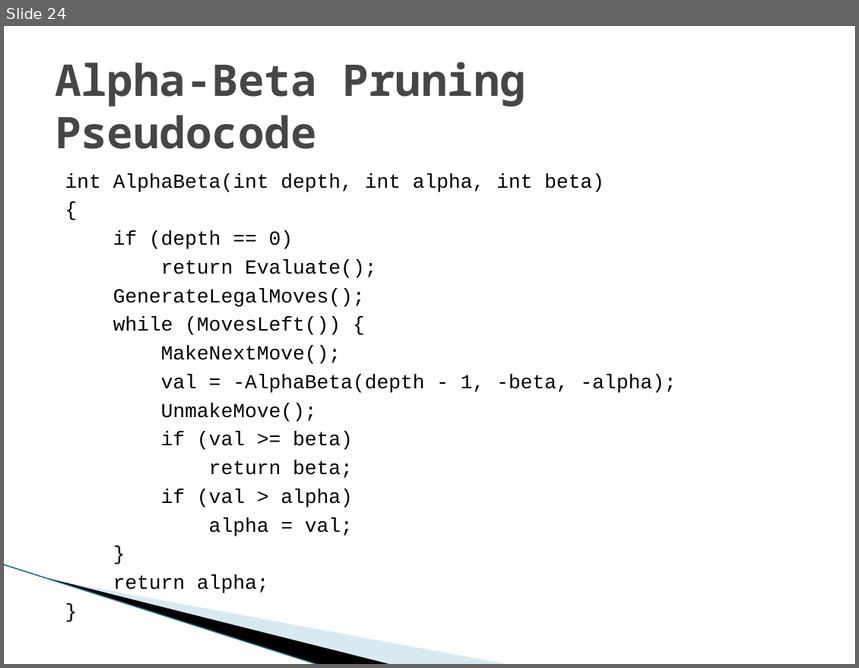
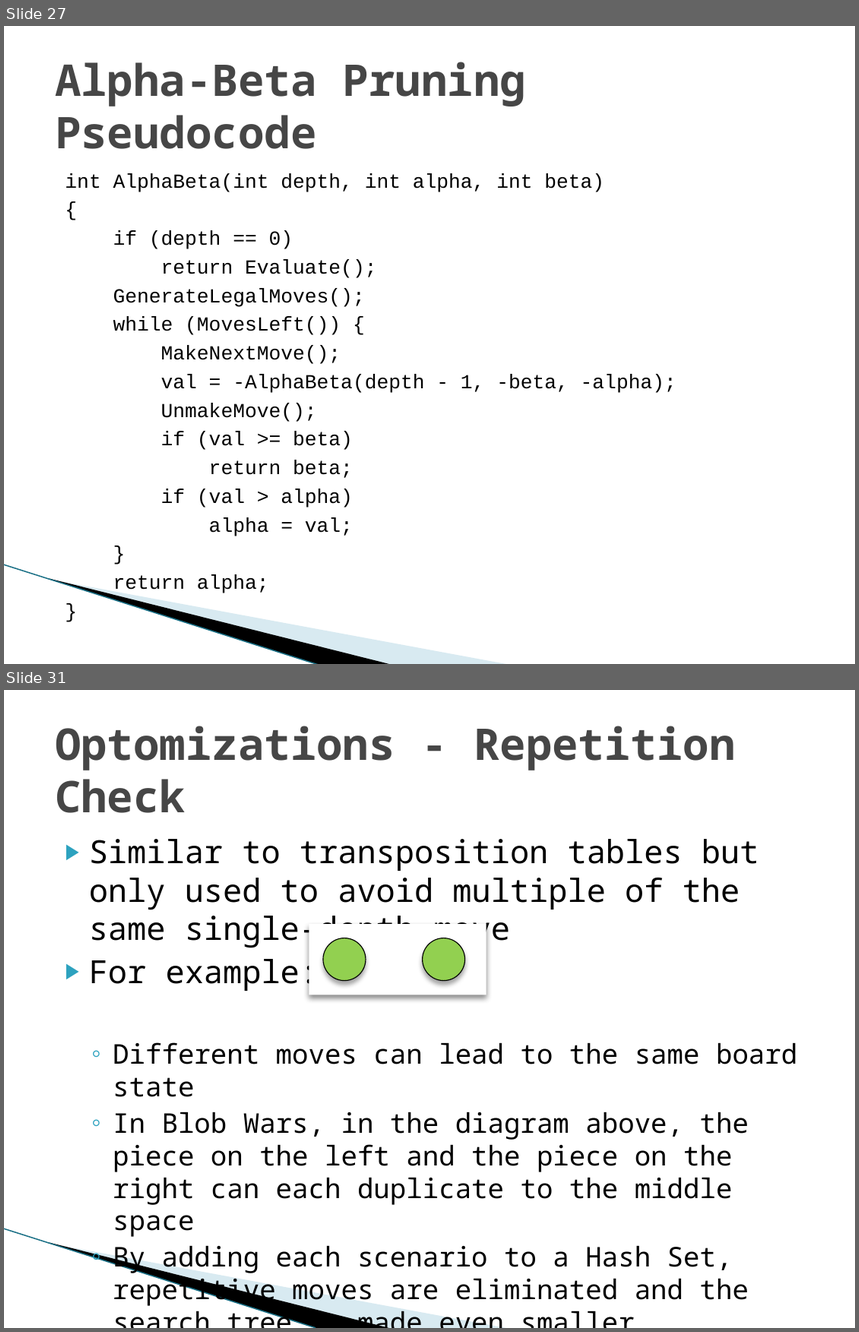
Before and after one commit to TadCordle/Senior-Project, a slide deck: Game Theory and Artificial Intelligence Design.pptx. Shown one above the other, each under a label of ours: slide 24 before the commit, slides 27 and 31 after it; the slides between them are not shown. The pictures are 859x668 and 859x1332 pixels, drawn with LibreOffice and Linux fonts; fonts in the diff are those of the drawing; background and template pictures are left out. Boxes give left, top, right and bottom in pixels: in the first picture for what was removed or moved away, otherwise in the second. Text is boxed around its words. In the diff, an @@ line names an element or a change of style, - is before the commit and + after.

```diff
--- a/Game Theory and Artificial Intelligence Design.pptx
+++ b/Game Theory and Artificial Intelligence Design.pptx
@@ slide 31 added at (4, 690, 855, 1328), background #FFFFFF; not listed: 3 template elements that a slide beside it also shows @@
@@ title added at (55, 726, 735, 813), 36.9 pt, text #464646, bold @@
+Optomizations - Repetition Check
@@ text added at (89, 839, 797, 1308), 23 pt, text #000000 @@
+▶ Similar to transposition tables but only used to avoid multiple of the same single-depth move
+▶ For example:
+  ◦ Different moves can lead to the same board state
+  ◦ In Blob Wars, in the diagram above, the piece on the left and the piece on the right can each duplicate to the middle space
+  ◦ By adding each scenario to a Hash Set, repetitive moves are eliminated and the search tree is made even smaller
@@ rectangle added at (309, 924, 486, 995), fill #FFFFFF @@
@@ ellipse added at (323, 939, 366, 981), fill #92D050, outline #000000 0.75 pt @@
@@ ellipse added at (423, 939, 465, 981), fill #92D050, outline #000000 0.75 pt @@
@@ what was slide 24 is now slide 27 @@
```
Also in this commit, not shown: 6 slides changed, 16 other slides added.
